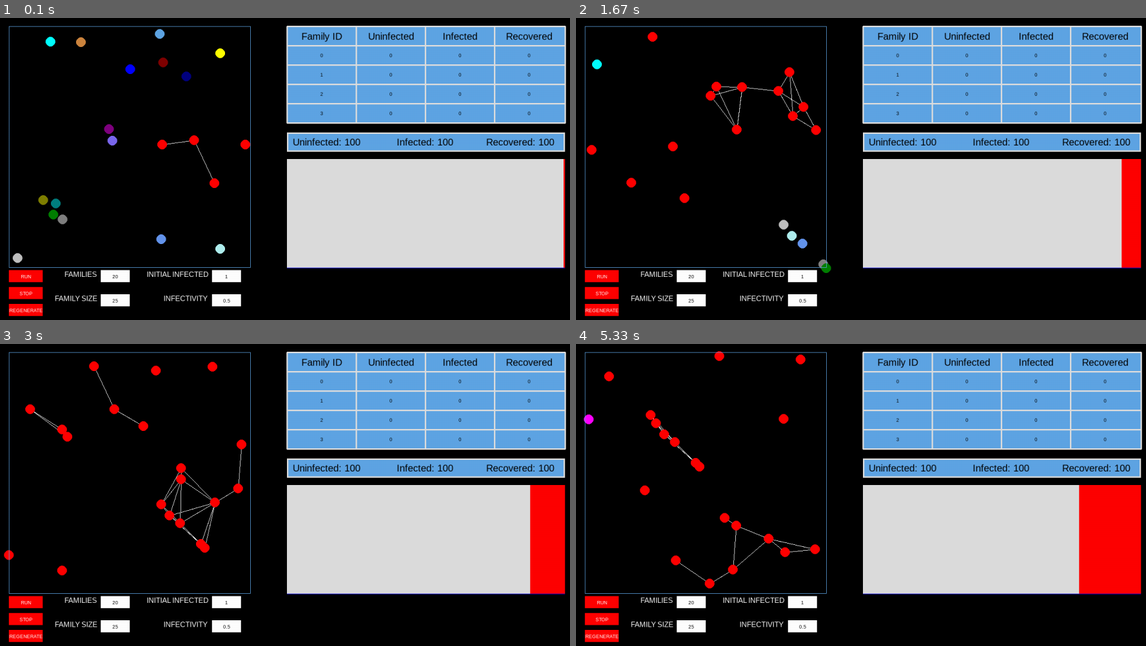
Above: before the commit, frames 1-4 (two rows, left to right).
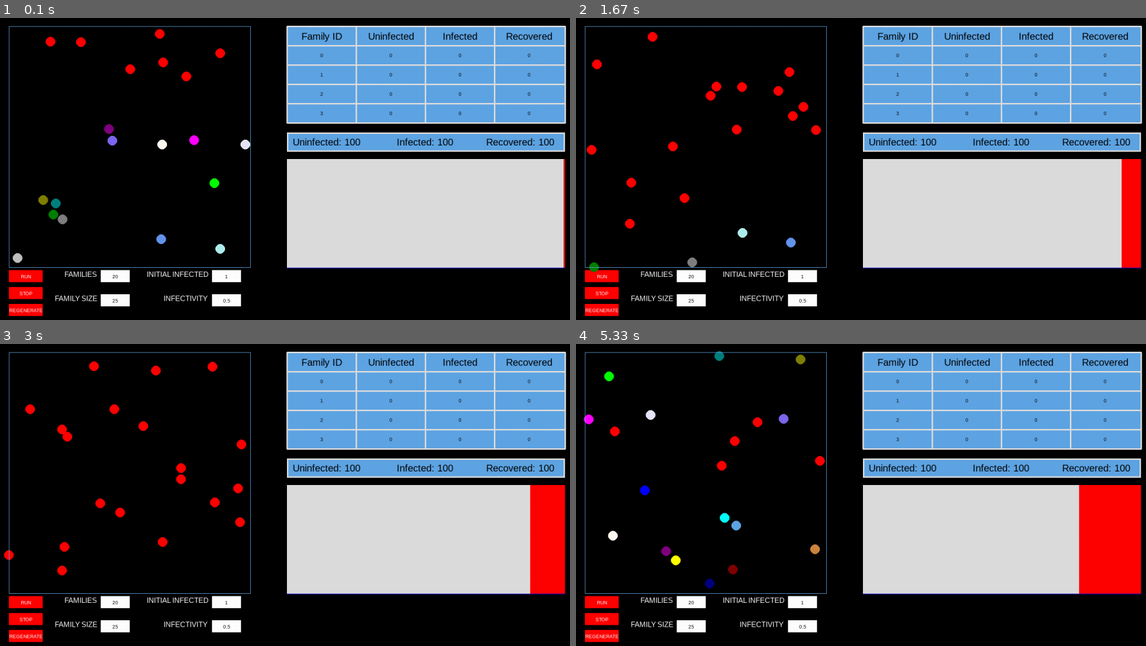
Above: after the commit, the same moments.

Repository: linyirun/EpidemicSimulator
Game: pygame game, started from main.py
The game is run twice, just before and just after one commit, with the same random seed, the same clock (stepped at 60 frames per second) and the same inputs.
Inputs (mouse positions are in pixels of both pictures, inside the frame that each line leads up to):
- Up to frame 1 (0.1 s): no input
- Up to frame 2 (1.67 s): click "RUN" at 0.4 s; click (866, 190) at 0.73 s; click "1" at 1.07 s; click (1077, 277) at 1.4 s
- Up to frame 3 (3 s): click "25" at 2.23 s; click (267, 443) at 2.57 s
- Up to frame 4 (5.33 s): click "20" at 3.4 s; click (1043, 485) at 3.73 s; click "0.5" at 4.57 s; click (889, 482) at 4.9 s

The runs differ from the first frame. In frame 1, 0.5% of the frame differs, in the area x 7-44%, y 3-57%; in frame 2, 0.7%; in frame 3, 0.8%; in frame 4, 1.4%, in the area x 4-44%, y 2-82%.

Commit message:
Fixed bugs

Diff:
--- a/graph.py
+++ b/graph.py
@@ -24,6 +24,7 @@
         to_remove = set()
         for patient in self.infected:
             patient.close_contact = {}
+            print(patient.infection_frame)
             if current_frame - patient.infection_frame > recover_period:
                 patient.state = RECOVERED
                 to_remove.add(patient)
--- a/main.py
+++ b/main.py
@@ -419,7 +419,7 @@
     stacked_graph = StackedAreaGraph(temp_population)
     stats_table = StatsTable(num_families)
 
-    simulation = sim(num_families, 1, 5, 100, 1)
+    simulation = sim(num_families, 1, 5, 100, 3)
     simulation.frame()
     main_graph = simulation.simu_graph
 
--- a/person_edge.py
+++ b/person_edge.py
@@ -101,7 +101,7 @@
             next_x = -next_x
         if next_y > 500:
             self.move[1] = -self.move[1]
-            next_x = 500 - (next_y-500)
+            next_y = 500 - (next_y-500)
         if next_y < 0:
             self.move[1] = -self.move[1]
             next_y = -next_y
--- a/simulation.py
+++ b/simulation.py
@@ -63,10 +63,9 @@
                 person.make_move()
             #infect
             for person in self.infected:
-                if person is None:
-                    continue
                 person.state = INFECTED
                 person.infection_frame = self.frame_num
+                self.simu_graph.susceptible.remove(person)
                 self.simu_graph.infected.add(person)
             self.simu_graph.update_edge(self.frame_num, self.recover_period, self.close_contact_distance)
             self.infected = self.simu_graph.make_infection(self.close_contact_distance)
